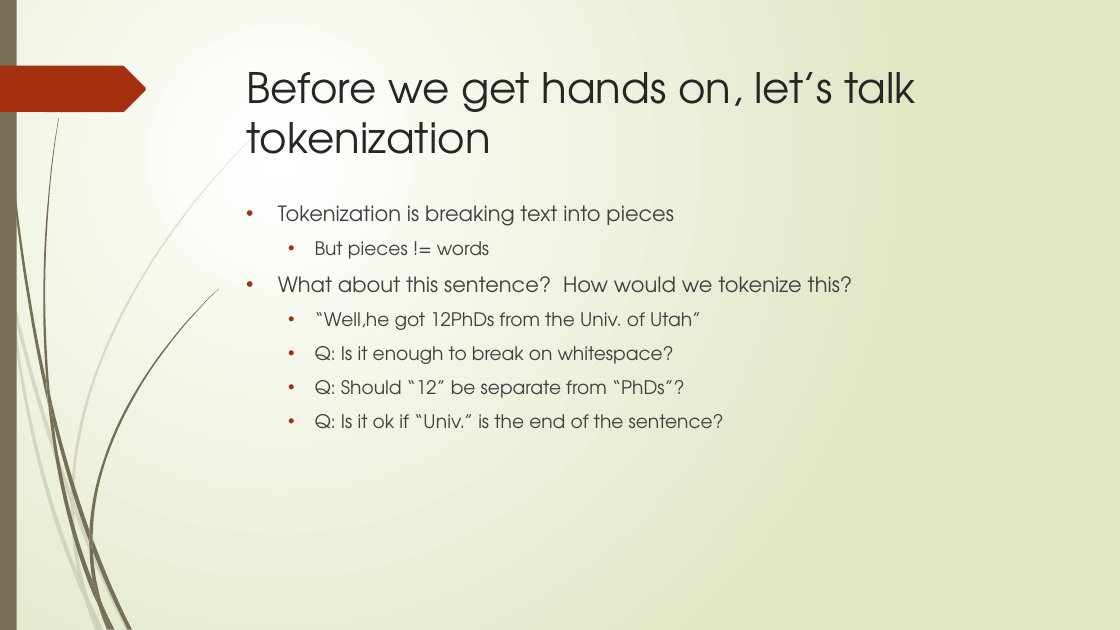
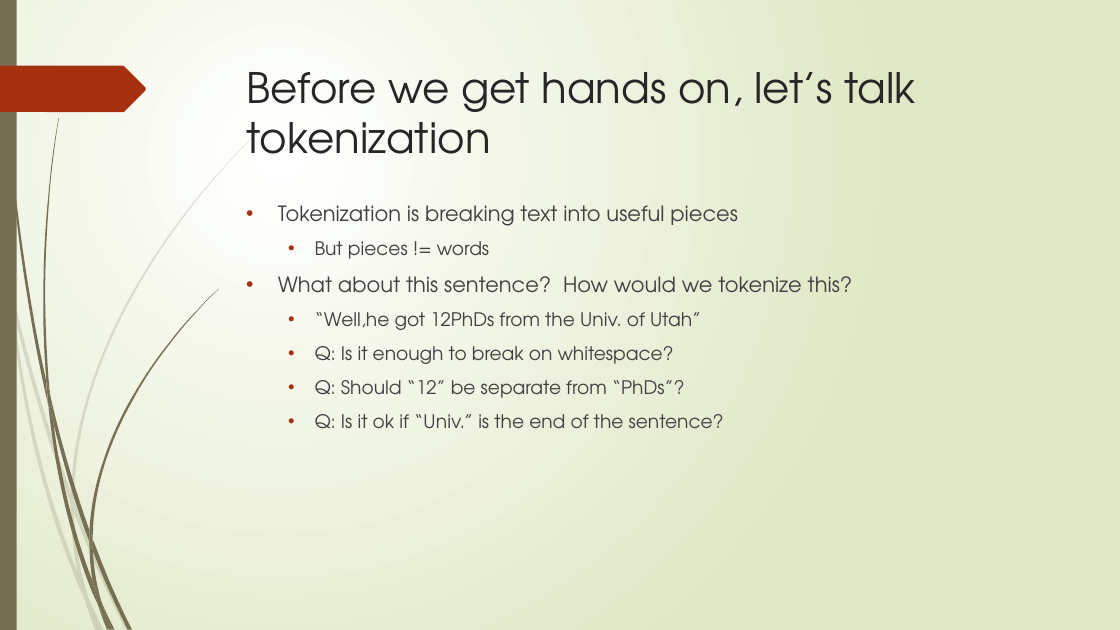
Before and after one commit to abchapman93/DELPHI_Intro_to_NLP_Spring_2024, a slide deck: slide 20 of slides/2024_Delphi_NLP_with_ML_Part_1.pptx. Drawn at 1120x630 pixels with LibreOffice and Linux fonts; fonts in the diff are those of the drawing. Boxes give left, top, right and bottom in pixels: in the first picture for what was removed or moved away, otherwise in the second. Text is boxed around its words. In the diff, an @@ line names an element or a change of style, - is before the commit and + after.

```diff
--- a/slides/2024_Delphi_NLP_with_ML_Part_1.pptx
+++ b/slides/2024_Delphi_NLP_with_ML_Part_1.pptx
@@ text at bbox=[278, 205, 738, 226]: text changed @@
-• Tokenization is breaking text into pieces
+• Tokenization is breaking text into useful pieces
```
Also in this commit, not shown: 5 other slides changed.
